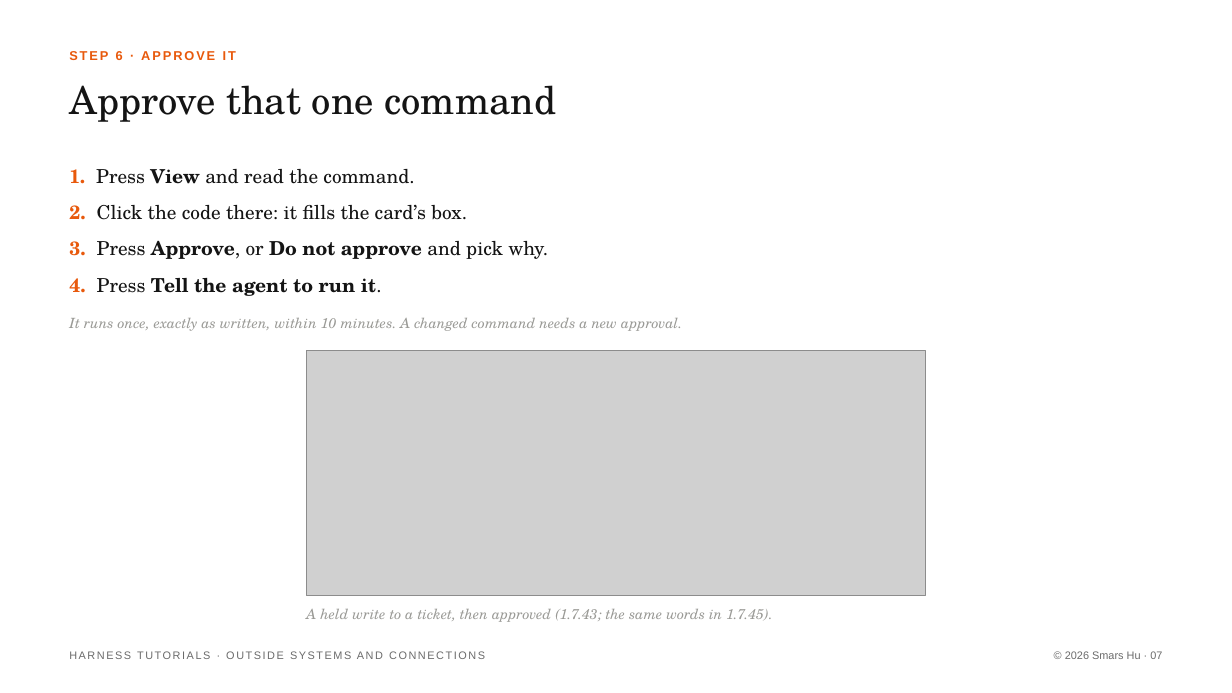
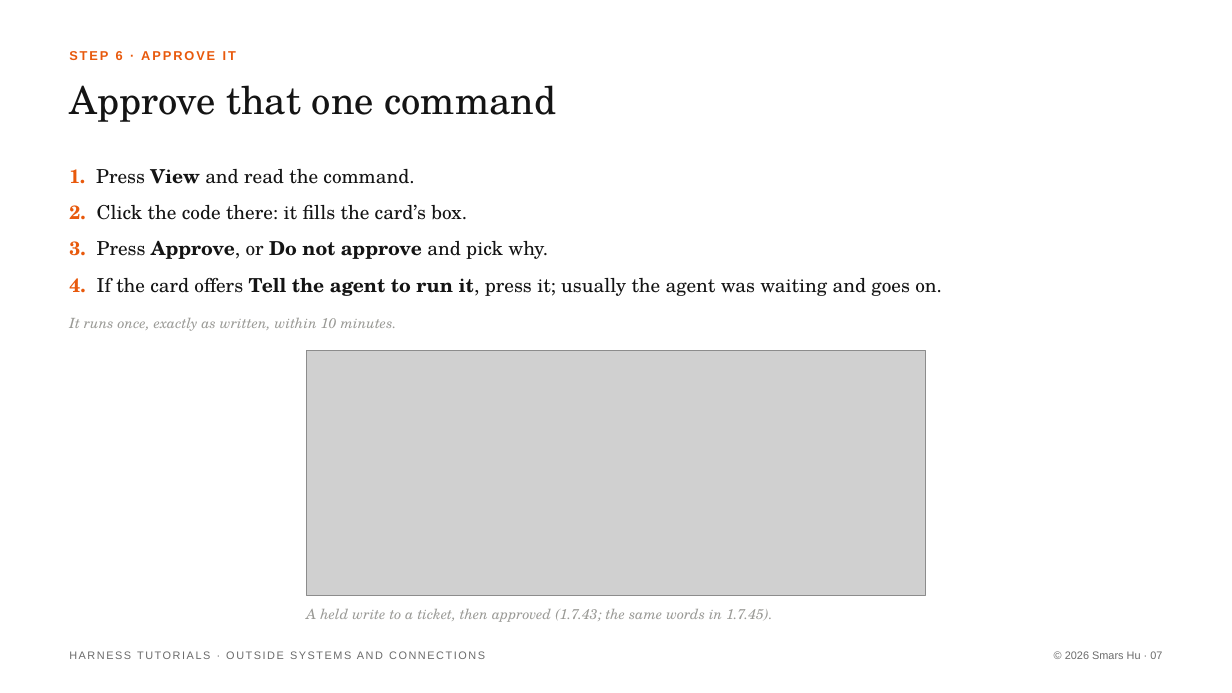
Before and after one commit to Smars-Bin-Hu/ai-exploration, a slide deck: slide 7 of source/tutorials/4_outside.pptx. Drawn at 1232x693 pixels with LibreOffice and Linux fonts; fonts in the diff are those of the drawing; grey boxes stand for pictures. Boxes give left, top, right and bottom in pixels: in the first picture for what was removed or moved away, otherwise in the second. Text is boxed around its words. In the diff, an @@ line names an element or a change of style, - is before the commit and + after.

```diff
--- a/source/tutorials/4_outside.pptx
+++ b/source/tutorials/4_outside.pptx
@@ text at (69,278,942,296): text changed; bold off @@
-4. Press Tell the agent to run it.
+4. If the card offers Tell the agent to run it, press it; usually the agent was waiting and goes on.
@@ text at (69,318,397,331): text changed @@
-It runs once, exactly as written, within 10 minutes. A changed command needs a new approval.
+It runs once, exactly as written, within 10 minutes.
```
Also in this commit, not shown: 6 other slides changed, 2 other files.
